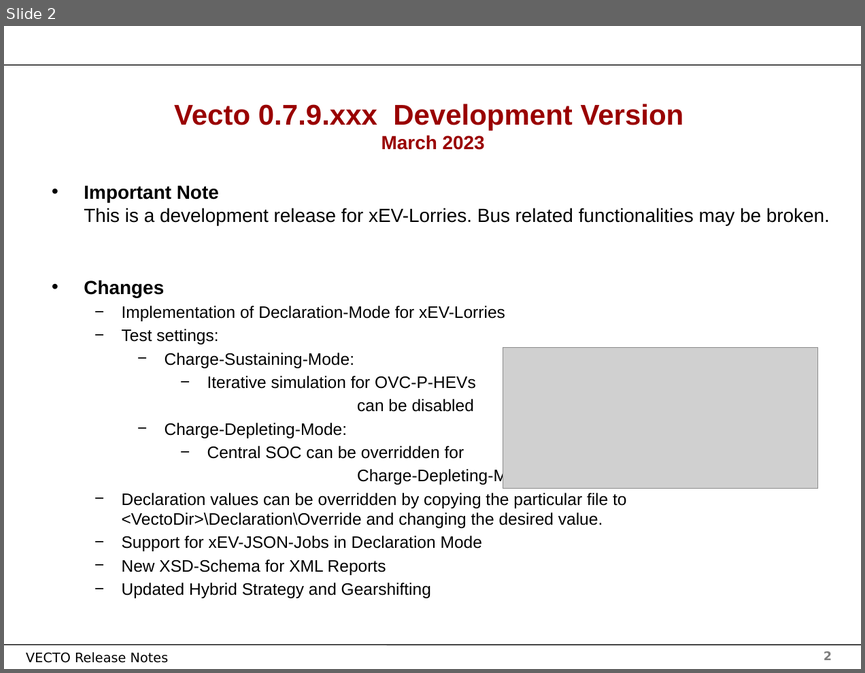
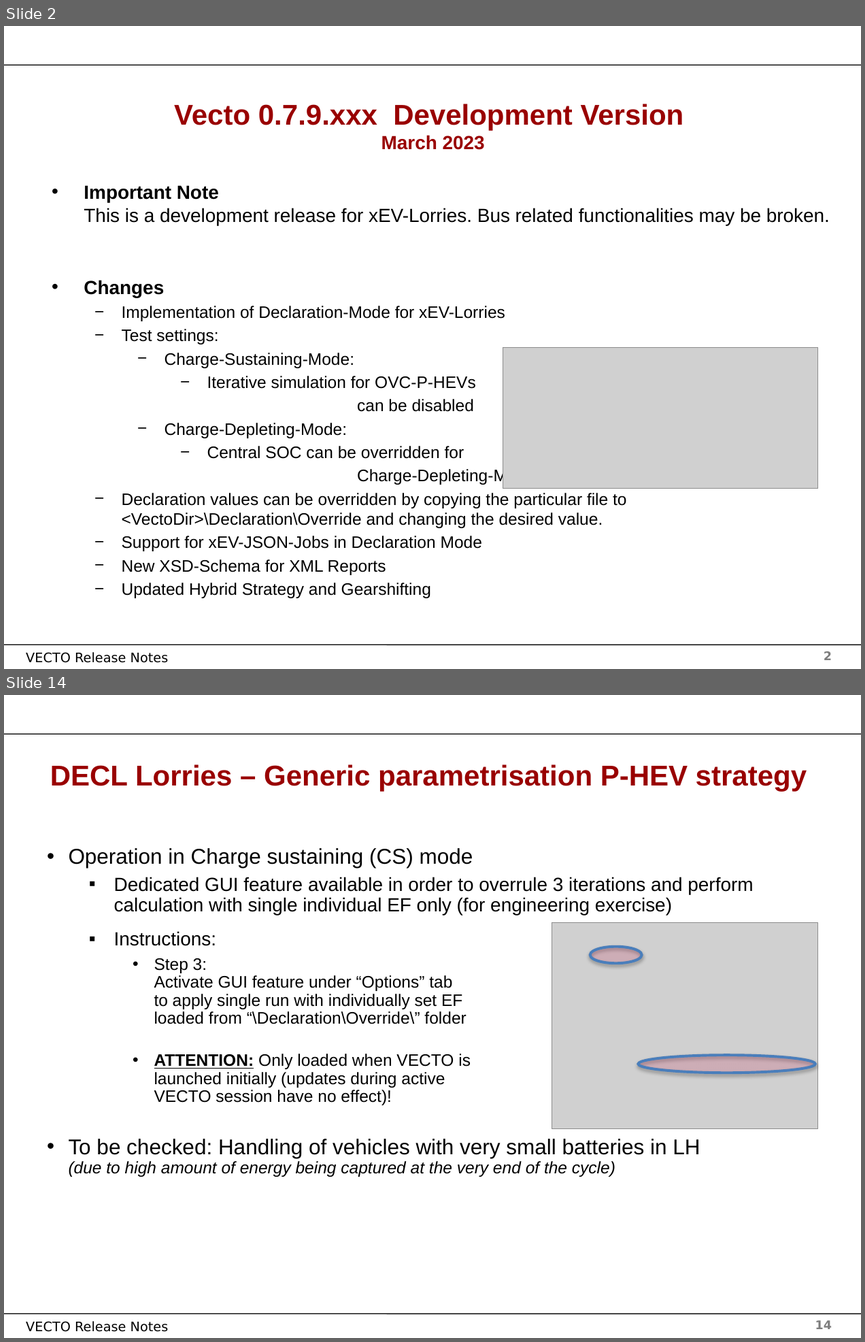
Before and after one commit to tanawadeatharva/BharatVECTO, a slide deck: Documentation/User Manual Source/Release Notes Vecto3.x.pptx. Shown one above the other, each under a label of ours: slide 2 before the commit, slides 2 and 14 after it; the slides between them are not shown. The pictures are 865x673 and 865x1342 pixels, drawn with LibreOffice and Linux fonts; fonts in the diff are those of the drawing; grey boxes stand for pictures; background and template pictures are left out. Boxes give left, top, right and bottom in pixels: in the first picture for what was removed or moved away, otherwise in the second. Text is boxed around its words. In the diff, an @@ line names an element or a change of style, - is before the commit and + after.

```diff
--- a/Documentation/User Manual Source/Release Notes Vecto3.x.pptx
+++ b/Documentation/User Manual Source/Release Notes Vecto3.x.pptx
@@ slide 14 added at [4,695,861,1338], background #FFFFFF; not listed: 4 template elements that a slide beside it also shows @@
@@ title added at [50,764,806,791], 24 pt, text #990000, bold @@
+DECL Lorries – Generic parametrisation P-HEV strategy
@@ text added at [68,848,753,1176], 14 pt, text #000000 @@
+• Operation in Charge sustaining (CS) mode
+  ▪ Dedicated GUI feature available in order to overrule 3 iterations and perform calculation with single individual EF only (for engineering exercise)
+  ▪ Instructions:
+    • Step 3:
+      Activate GUI feature under “Options” tab
+      to apply single run with individually set EF
+      loaded from “\Declaration\Override\” folder
+    • ATTENTION: Only loaded when VECTO is
+      launched initially (updates during active
+      VECTO session have no effect)!
+• To be checked: Handling of vehicles with very small batteries in LH
+  (due to high amount of energy being captured at the very end of the cycle)
@@ picture added at [551,923,818,1130] @@
@@ ellipse added at [590,946,641,962], fill #F70146 at 13% opacity, outline #4B7EBC 2.25 pt @@
@@ ellipse added at [638,1055,815,1073], fill #F70146 at 13% opacity, outline #4B7EBC 2.25 pt @@
```
Also in this commit, not shown: 29 other slides added.
